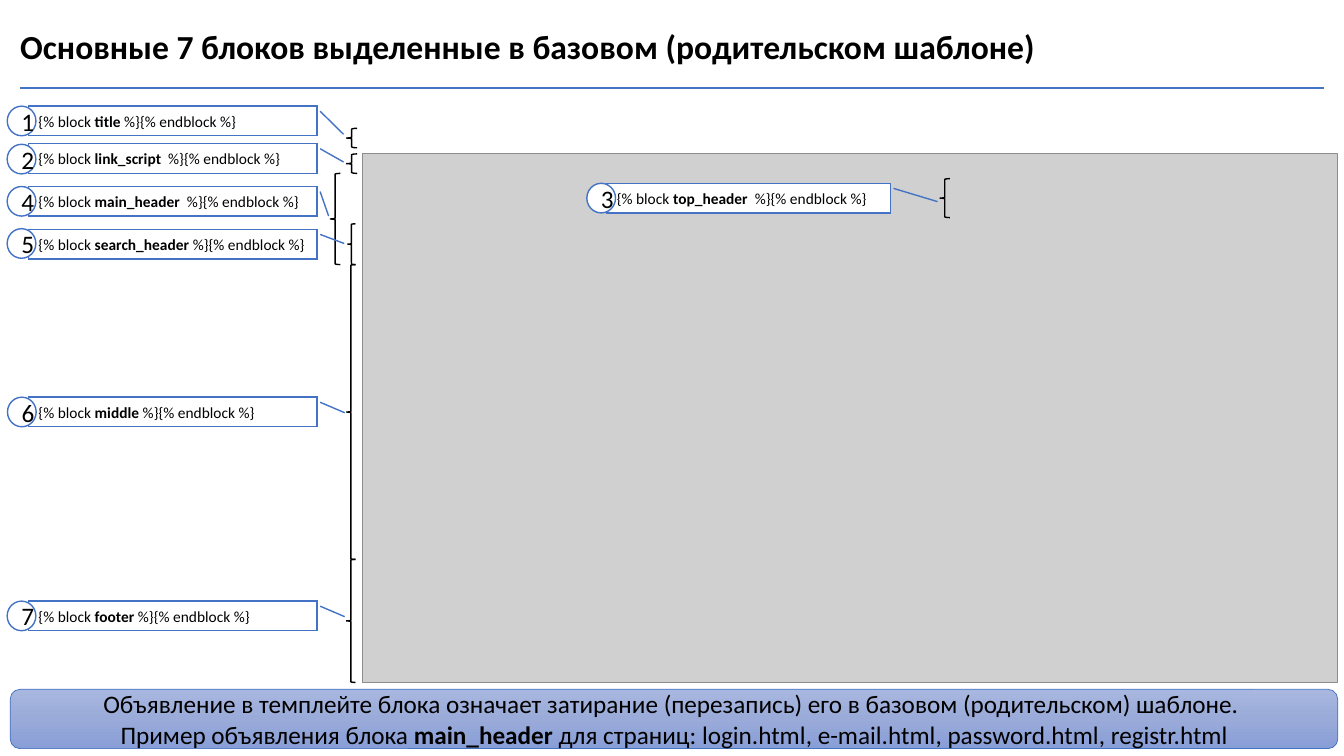
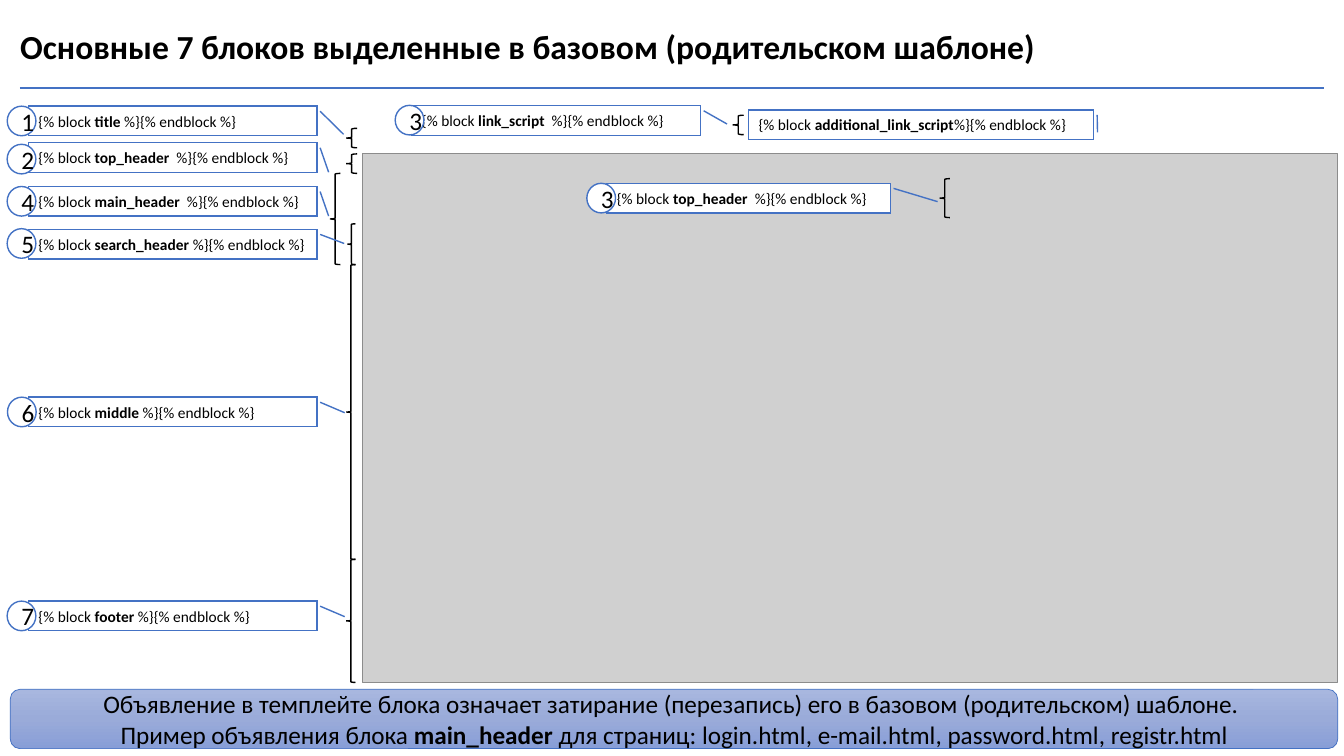
Before and after one commit to bionicsv26/online_store, a slide deck: slide 1 of src/market/templates/Feature MARKET-1 Салйд подсказка по блокам базового шаблона.pptx. Drawn at 1344x756 pixels with LibreOffice and Linux fonts; fonts in the diff are those of the drawing; grey boxes stand for pictures. Boxes give left, top, right and bottom in pixels: in the first picture for what was removed or moved away, otherwise in the second. Text is boxed around its words. In the diff, an @@ line names an element or a change of style, - is before the commit and + after.

Commit message:
commit on branch feature/MARKET-1 Добавил дополнительный блок для удобства расширения JS скриптов и ссылок без необходимости перезаписывать все ранние - оригинальные скрипты. Название блока "additional_link_script"

```diff
--- a/src/market/templates/Feature MARKET-1 Салйд подсказка по блокам базового шаблона.pptx
+++ b/src/market/templates/Feature MARKET-1 Салйд подсказка по блокам базового шаблона.pptx
@@ ellipse added at box(395, 106, 424, 135), fill #FFFFFF, outline #4472C4 1 pt, 18 pt, text #000000 @@
+3
@@ border callout "{% block link_script %}{% endblock ...": place and size @@
-border callout "{% block link_script %}{% endblock ..." at box(28, 144, 317, 173)
+border callout "{% block link_script %}{% endblock ..." at box(412, 106, 701, 135)
@@ left brace added at box(733, 115, 744, 134), outline #000000 1 pt @@
@@ border callout added at box(749, 110, 1094, 139), fill #FFFFFF, outline #4472C4 1 pt, 11 pt, text #000000, bold @@
+{% block additional_link_script%}{% endblock %}
@@ border callout added at box(28, 143, 317, 172), fill #FFFFFF, outline #4472C4 1 pt, 11 pt, text #000000 @@
+{% block top_header %}{% endblock %}
```
Also in this commit, not shown: 1 other file.
